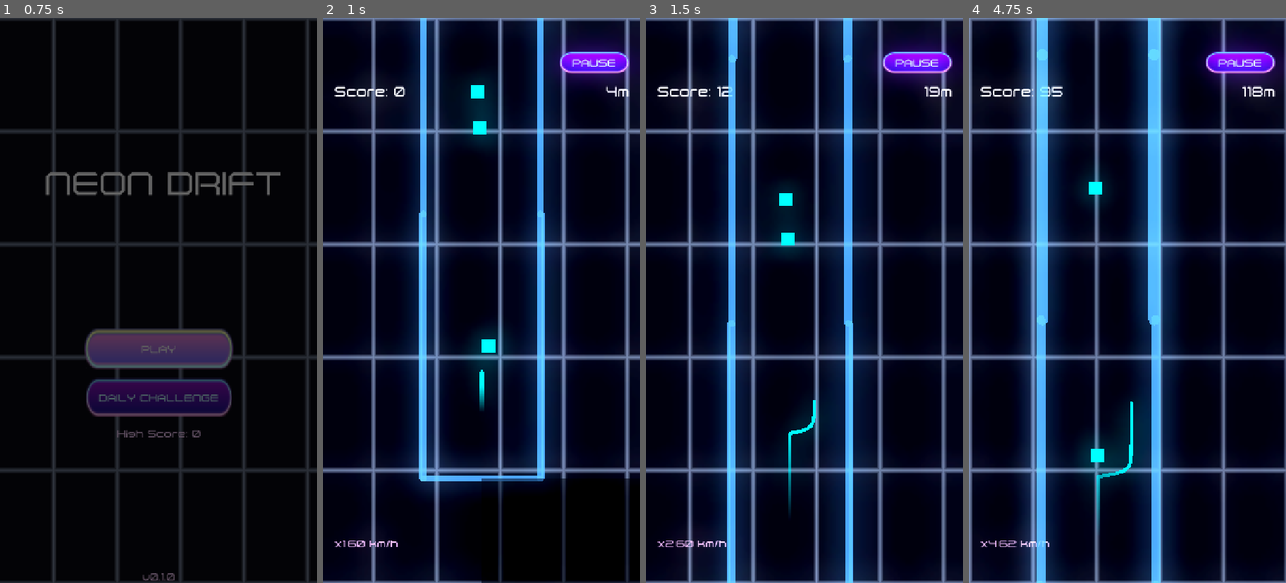
Above: before the commit, frames 1-4 (left to right).
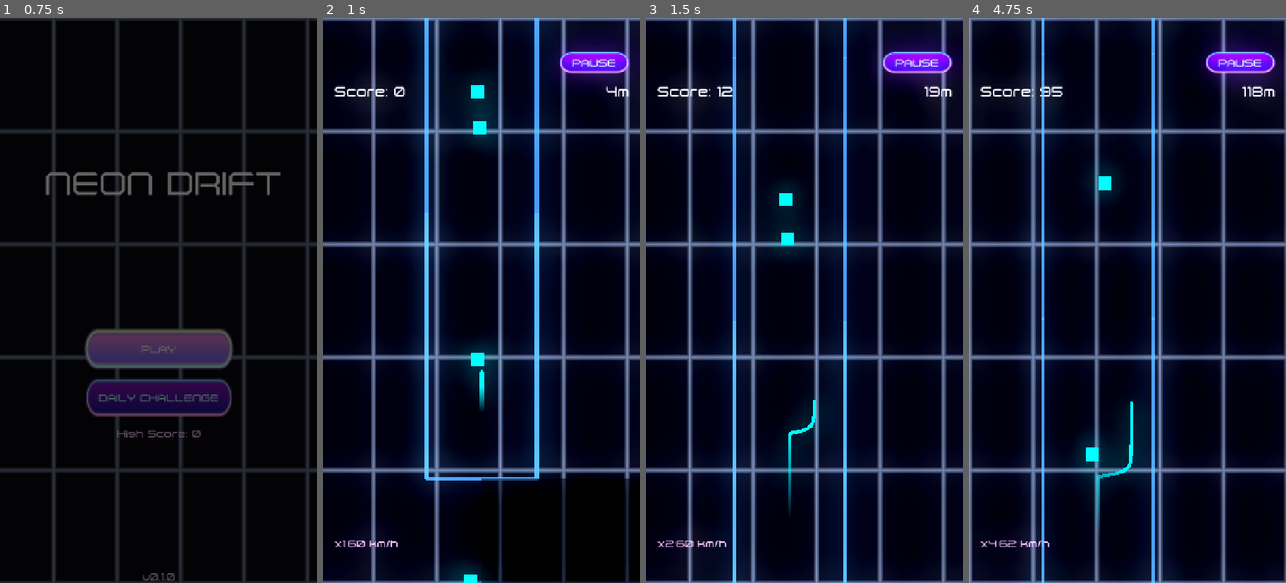
Above: after the commit, the same moments.

Repository: topher235/neon-drifter
Game: Godot game, scene res://scenes/main/main.tscn
Same seed, same stepped clock (60 frames per second), same inputs: the game is played once before the commit and once after it.
Inputs (mouse positions are in pixels of both pictures, inside the frame that each line leads up to):
- Up to frame 1 (0.75 s): click "PLAY" at 0.5 s
- Up to frame 2 (1 s): no input
- Up to frame 3 (1.5 s): tap Enter (ui_accept) at 1.25 s; move the mouse to (874, 272) at 1.27 s; press the mouse at (874, 272) at 1.28 s
- Up to frame 4 (4.75 s): tap Enter (ui_accept) at 1.52, 2.27, 3.77, 4.52 s; move the mouse to (1064, 328) at 2.02 s; release the mouse at (1064, 328) at 2.03 s; click (1064, 328) at 2.1 s; move the mouse to (1159, 176) at 2.77 s; press the mouse at (1159, 176) at 2.78 s; move the mouse to (1111, 413) at 3.52 s; release the mouse at (1111, 413) at 3.53 s; click (1111, 413) at 3.6 s; move the mouse to (1222, 385) at 4.27 s; press the mouse at (1222, 385) at 4.28 s

Frame 1 is identical in both runs. In frame 2, 4.6% of the frame differs, in the area x 30-72%, y 0-100%; in frame 3, 5.6%; in frame 4, 17%, in the area x 16-66%, y 0-100%.

Commit message:
Make all segments the same width and fix visual overlap of segment ends

Diff:
--- a/scenes/game/sandbox.gd
+++ b/scenes/game/sandbox.gd
@@ -46,18 +46,12 @@
             var cam = player.get_node("Camera2D")
             cam.enabled = true
 
-        print("Player initialized at: ", player.position)
-    else:
-        print("ERROR: Player not found!")
-
     # Connect UI signals
     if sandbox_ui:
         sandbox_ui.spawn_pillar_requested.connect(_on_spawn_pillar)
         sandbox_ui.spawn_orb_requested.connect(_on_spawn_orb)
         sandbox_ui.clear_requested.connect(_on_clear_all)
         sandbox_ui.input_mode_changed.connect(_on_input_mode_changed)
-    else:
-        print("ERROR: Sandbox UI not found!")
 
     # Add a visual marker at origin for reference
     _add_origin_marker()
@@ -148,9 +142,6 @@
     pillar.position = world_pos
     pillar.visible = true
     pillar.z_index = 10
-    print("Spawned pillar at: ", world_pos, " in container at: ", spawn_container.get_path())
-    print("  - Pillar global position: ", pillar.global_position)
-    print("  - Total objects: ", spawn_container.get_child_count())
 
 func _create_orb(world_pos: Vector2) -> void:
     var orb = orb_scene.instantiate()
@@ -158,18 +149,13 @@
     orb.position = world_pos
     orb.visible = true
     orb.z_index = 10
-    print("Spawned orb at: ", world_pos, " in container at: ", spawn_container.get_path())
-    print("  - Orb global position: ", orb.global_position)
-    print("  - Total objects: ", spawn_container.get_child_count())
 
 func _on_clear_all() -> void:
     # Remove all spawned objects
     for child in spawn_container.get_children():
         child.queue_free()
-#    player.is_alive = true
+    # This will reset the player, useful if they died testing an obstacle
     GameManager.start_game()
-    print("Cleared all spawned objects")
 
 func _on_input_mode_changed(mode: String) -> void:
     current_input_mode = mode
-    print("Input mode changed to: ", mode)
--- a/scenes/segments/base_segment.gd
+++ b/scenes/segments/base_segment.gd
@@ -87,24 +87,12 @@
     for child in walls_container.get_children():
         child.queue_free()
 
-    var half_width = segment_data.tunnel_width / 2.0
+    var half_width = segment_data.tunnel_width / 2.0  # Always 125.0
     var length = segment_data.segment_length
 
-    # Fixed outer boundary position (based on widest possible tunnel)
-    # Max tunnel width is 280px (with variance), so 140px from center
-    # We want walls to always align at this outer edge
-    var max_tunnel_half_width = 140.0
-
-    # Position wall line at the midpoint between tunnel edge and outer boundary
-    # This makes the inner edge of the wall at the tunnel edge
-    # and the outer edge at the fixed boundary
-    var wall_line_position = (half_width + max_tunnel_half_width) / 2.0
-    var wall_thickness = max_tunnel_half_width - half_width
-
-    # Ensure minimum visibility
-    if wall_thickness < 8.0:
-        wall_thickness = 8.0
-        wall_line_position = half_width + (wall_thickness / 2.0)
+    # All tunnels are now 250px wide, so walls are at fixed positions
+    var wall_line_position = half_width
+    var wall_thickness = 8.0
 
     # Create left wall with collision
     _create_wall_with_collision(Vector2(-wall_line_position, 0), Vector2(-wall_line_position, -length), wall_thickness)
@@ -119,8 +107,8 @@
     wall_visual.add_point(end_pos)
     wall_visual.width = thickness
     wall_visual.default_color = Color(0.4, 0.7, 1.0, 0.8)
-    wall_visual.begin_cap_mode = Line2D.LINE_CAP_ROUND
-    wall_visual.end_cap_mode = Line2D.LINE_CAP_ROUND
+    wall_visual.begin_cap_mode = Line2D.LINE_CAP_NONE  # No cap at segment boundary (y=0)
+    wall_visual.end_cap_mode = Line2D.LINE_CAP_BOX  # Cap at far end (y=-length)
 
     # Create collision (StaticBody2D with rectangular shape)
     var wall_collision = StaticBody2D.new()
--- a/scenes/segments/starting_segment.gd
+++ b/scenes/segments/starting_segment.gd
@@ -25,36 +25,36 @@
     for child in walls_container.get_children():
         child.queue_free()
 
-    var half_width = segment_data.tunnel_width / 2.0
+    var half_width = segment_data.tunnel_width / 2.0  # Always 125.0
     var length = segment_data.segment_length
 
-    # Calculate wall positioning (same as base segment)
-    var max_tunnel_half_width = 140.0
-    var wall_line_position = (half_width + max_tunnel_half_width) / 2.0
-    var wall_thickness = max_tunnel_half_width - half_width
-
-    if wall_thickness < 8.0:
-        wall_thickness = 8.0
-        wall_line_position = half_width + (wall_thickness / 2.0)
+    # All tunnels are now 250px wide, so walls are at fixed positions
+    var wall_line_position = half_width
+    var wall_thickness = 8.0
 
     # Left wall (west) - extends upward from bottom
-    _create_wall_with_collision(Vector2(-wall_line_position, 0), Vector2(-wall_line_position, -length), wall_thickness)
+    _create_wall_with_collision(Vector2(-wall_line_position, 0), Vector2(-wall_line_position, -length), wall_thickness, false)
 
     # Right wall (east) - extends upward from bottom
-    _create_wall_with_collision(Vector2(wall_line_position, 0), Vector2(wall_line_position, -length), wall_thickness)
+    _create_wall_with_collision(Vector2(wall_line_position, 0), Vector2(wall_line_position, -length), wall_thickness, false)
 
     # Bottom wall (south) - connects left and right at the bottom
-    _create_wall_with_collision(Vector2(-wall_line_position, 0), Vector2(wall_line_position, 0), wall_thickness)
+    _create_wall_with_collision(Vector2(-wall_line_position, 0), Vector2(wall_line_position, 0), wall_thickness, true)
 
-func _create_wall_with_collision(start_pos: Vector2, end_pos: Vector2, thickness: float) -> void:
+func _create_wall_with_collision(start_pos: Vector2, end_pos: Vector2, thickness: float, use_round_caps: bool = false) -> void:
     # Create visual wall (Line2D)
     var wall_visual = Line2D.new()
     wall_visual.add_point(start_pos)
     wall_visual.add_point(end_pos)
     wall_visual.width = thickness
     wall_visual.default_color = Color(0.4, 0.7, 1.0, 0.8)
-    wall_visual.begin_cap_mode = Line2D.LINE_CAP_ROUND
-    wall_visual.end_cap_mode = Line2D.LINE_CAP_ROUND
+
+    if use_round_caps:
+        wall_visual.begin_cap_mode = Line2D.LINE_CAP_ROUND
+        wall_visual.end_cap_mode = Line2D.LINE_CAP_ROUND
+    else:
+        wall_visual.begin_cap_mode = Line2D.LINE_CAP_NONE  # No cap at segment boundary
+        wall_visual.end_cap_mode = Line2D.LINE_CAP_BOX  # Cap at far end
 
     # Create collision (StaticBody2D with rectangular shape)
     var wall_collision = StaticBody2D.new()
--- a/scripts/generation/segment_library.gd
+++ b/scripts/generation/segment_library.gd
@@ -261,7 +261,7 @@
     seg.segment_id = "narrow_passage"
     seg.segment_type = "straight"
     seg.segment_length = 600.0
-    seg.tunnel_width = 180.0  # Narrower!
+    seg.tunnel_width = 250.0
     seg.curvature = 0.0
     seg.min_difficulty = 7
     seg.max_difficulty = 10
--- a/scripts/generation/tunnel_generator.gd
+++ b/scripts/generation/tunnel_generator.gd
@@ -255,10 +255,8 @@
     # Clone to avoid modifying original
     var varied = data.duplicate_deep()
 
-    # Randomize tunnel width slightly (±10%)
-    var width_variance = varied.tunnel_width * 0.1
-    varied.tunnel_width += rng.randf_range(-width_variance, width_variance)
-    varied.tunnel_width = clamp(varied.tunnel_width, 180.0, 280.0)
+    # Use consistent tunnel width across all segments
+    varied.tunnel_width = 250.0
 
     # Randomize obstacle positions slightly
     for obs in varied.obstacles:
Not shown: 1 places in scenes/game/game.tscn that only renumber resources
Not shown, changed: overview.md
Not shown, changed: tasks.md
